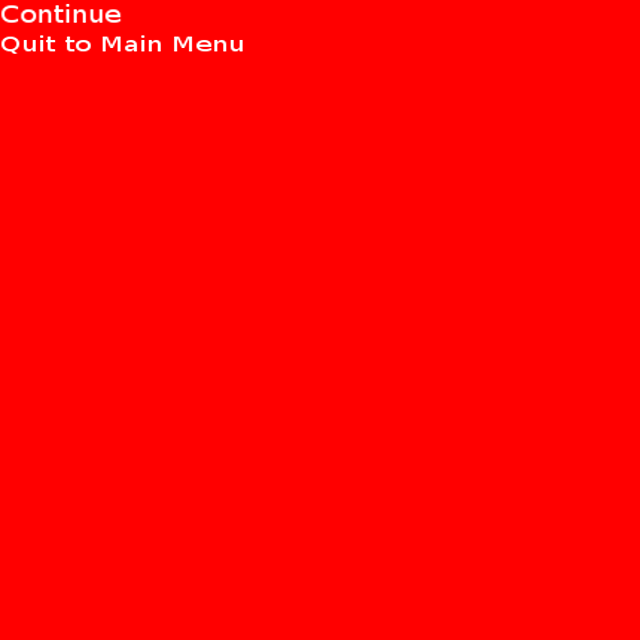
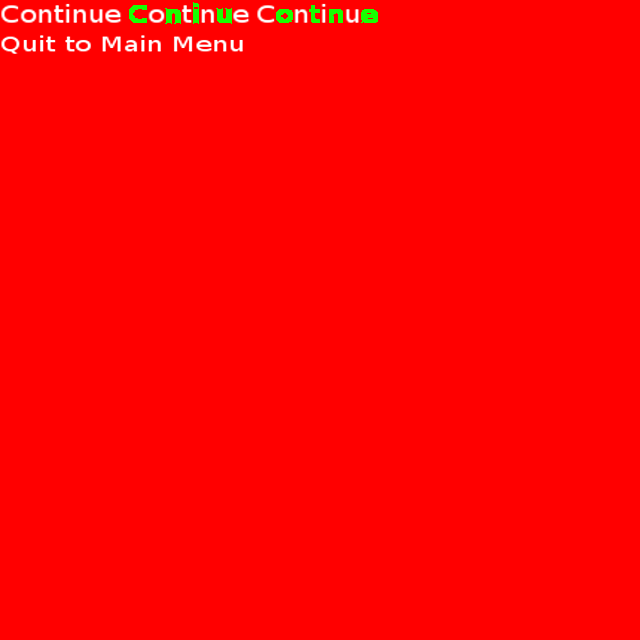
Comparing the layer stacks of the two 640x640 images. Changes:
added layer "continue active frame 2" above "continue active frame 1" over box(257, 3, 378, 23)
added layer "continue active frame 1" above "continue" over box(129, 2, 250, 24)
